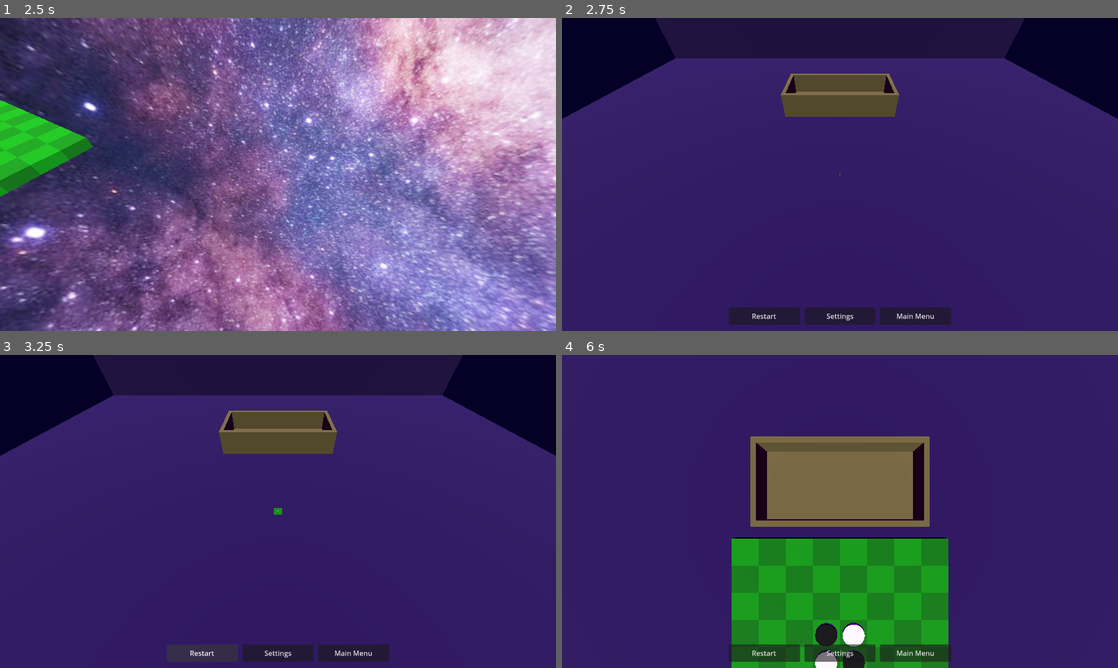
Above: before the commit, frames 1-4 (two rows, left to right).
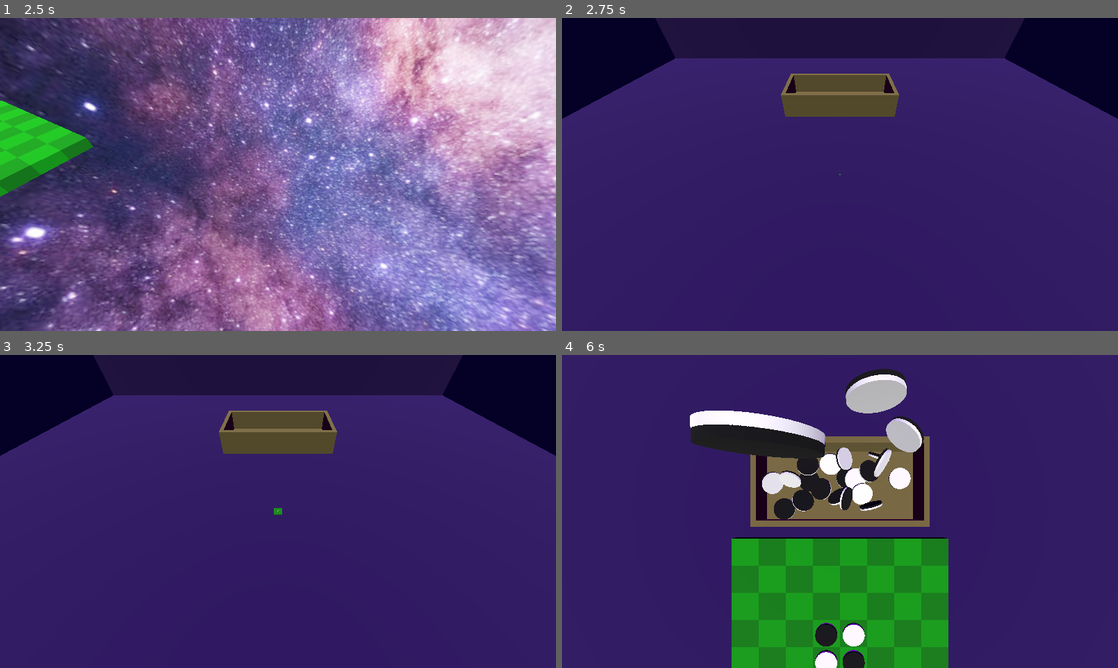
Above: after the commit, the same moments.

Repository: phrasmotica/othello
Game: Godot game, scene res://scenes/3d/main_menu_3d.tscn
Two runs of this game, one before a commit and one after it. Both use one fixed random seed, a clock stepped at 60 frames per second and the inputs below.
Inputs (mouse positions are in pixels of both pictures, inside the frame that each line leads up to):
- Up to frame 1 (2.5 s): move the mouse to (400, 158) at 0.52 s; hold C (peek_counter_box) 0.53-1.25 s; click (400, 158) at 0.67 s; click "Start Game" at 1.25 s; drag from (166, 190) to (250, 237) at 2.02 s
- Up to frame 2 (2.75 s): no input
- Up to frame 3 (3.25 s): click (200, 652) at 2.75 s, where only the run before the commit has a clickable "Restart"
- Up to frame 4 (6 s): click (762, 652) at 3.5 s, where only the run before the commit has a clickable "Restart"; click (762, 652) at 4.25 s, where only the run before the commit has a clickable "Restart"; move the mouse to (895, 442) at 5.02 s; hold C (peek_counter_box) 5.03-5.75 s; click (895, 442) at 5.17 s; drag from (812, 574) to (673, 464) at 5.77 s

Frame 1 is identical in both runs. In frame 2, 2.1% of the frame differs, in the area x 30-70%, y 92-98%; in frame 3, 1.5%; in frame 4, 9.7%, in the area x 23-70%, y 4-98%.

Commit message:
Hide game buttons by default, and reveal them as part of the entrance sequence

Diff:
--- a/scenes/3d/game_3d.tscn
+++ b/scenes/3d/game_3d.tscn
@@ -137,13 +137,14 @@
 [node name="DirectionalLight3D" type="DirectionalLight3D" parent="."]
 transform = Transform3D(1, 0, 0, 0, 0.382683, 0.92388, 0, -0.92388, 0.382683, 0, 20, 4)
 
-[node name="EntranceOrchestrator" type="Node" parent="." node_paths=PackedStringArray("board_entrance_animation", "camera_rig_to_box_animation", "counter_box", "score_ui")]
+[node name="EntranceOrchestrator" type="Node" parent="." node_paths=PackedStringArray("board_entrance_animation", "camera_rig_to_box_animation", "counter_box", "score_ui", "game_buttons")]
 unique_name_in_owner = true
 script = ExtResource("2_a6jhs")
 board_entrance_animation = NodePath("Board3DEntranceAnimation")
 camera_rig_to_box_animation = NodePath("CameraRigToBoxAnimation")
 counter_box = NodePath("../CounterBox")
 score_ui = NodePath("../Board3D/CameraRig/Camera3D/UICanvas/MarginContainer/MiddleColumn/ScoreUI")
+game_buttons = NodePath("../Board3D/CameraRig/Camera3D/UICanvas/MarginContainer/MiddleColumn/GameButtons")
 
 [node name="Board3DEntranceAnimation" type="Node" parent="EntranceOrchestrator" node_paths=PackedStringArray("board", "camera_rig")]
 script = ExtResource("2_756rn")
--- a/scripts/3d/entrance_orchestrator.gd
+++ b/scripts/3d/entrance_orchestrator.gd
@@ -12,6 +12,9 @@
 @export
 var score_ui: ScoreUI
 
+@export
+var game_buttons: GameButtons
+
 signal finished
 
 func _ready() -> void:
@@ -19,13 +22,17 @@
 	assert(camera_rig_to_box_animation != null)
 	assert(counter_box != null)
 	assert(score_ui != null)
+	assert(game_buttons != null)
+
+	game_buttons.hide()
 
 	_queue(board_entrance_animation.finished, camera_rig_to_box_animation.anim_in, 0.5)
 	_queue(camera_rig_to_box_animation.finished_in, counter_box.start_spawn)
 	_queue(counter_box.spawning_finished, camera_rig_to_box_animation.anim_out)
 	_queue(camera_rig_to_box_animation.finished_out, score_ui.anim_in, 0.5)
+	_queue(score_ui.starting_animation_finished, game_buttons.anim_in)
 
-	SignalHelper.chain(score_ui.starting_animation_finished, finished)
+	SignalHelper.chain(game_buttons.starting_animation_finished, finished)
 
 func _queue(sig: Signal, callable: Callable, delay := 0.0) -> void:
 	if delay > 0:
--- a/scripts/game_buttons.gd
+++ b/scripts/game_buttons.gd
@@ -18,6 +18,7 @@
 @onready
 var main_menu_button: Button = %MainMenuButton
 
+signal starting_animation_finished
 signal quit_to_main_menu
 
 func _ready() -> void:
@@ -27,6 +28,13 @@
 	restart_button.pressed.connect(_handle_restarted)
 	settings_button.pressed.connect(_handle_settings)
 	main_menu_button.pressed.connect(_handle_quit)
+
+func anim_in() -> void:
+	# TODO: improve this. We should create an AnimationPlayer in the Game3D
+	# scene, to have it move in from below...
+	show()
+
+	starting_animation_finished.emit()
 
 func _handle_restarted() -> void:
 	if game_logic:
